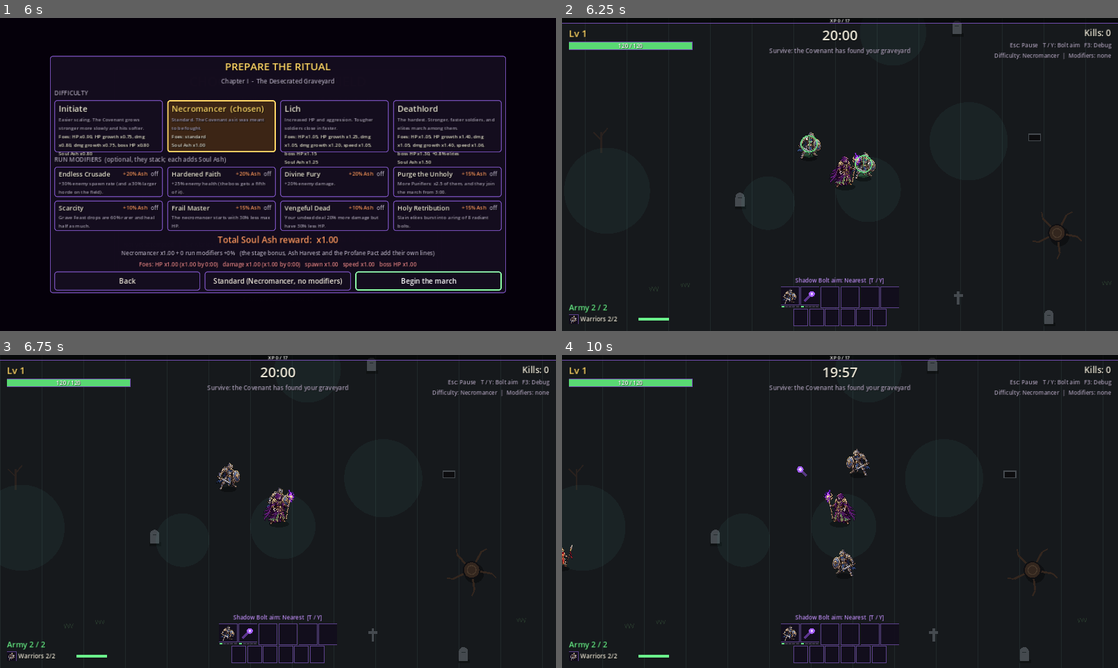
Above: before the commit, frames 1-4 (two rows, left to right).
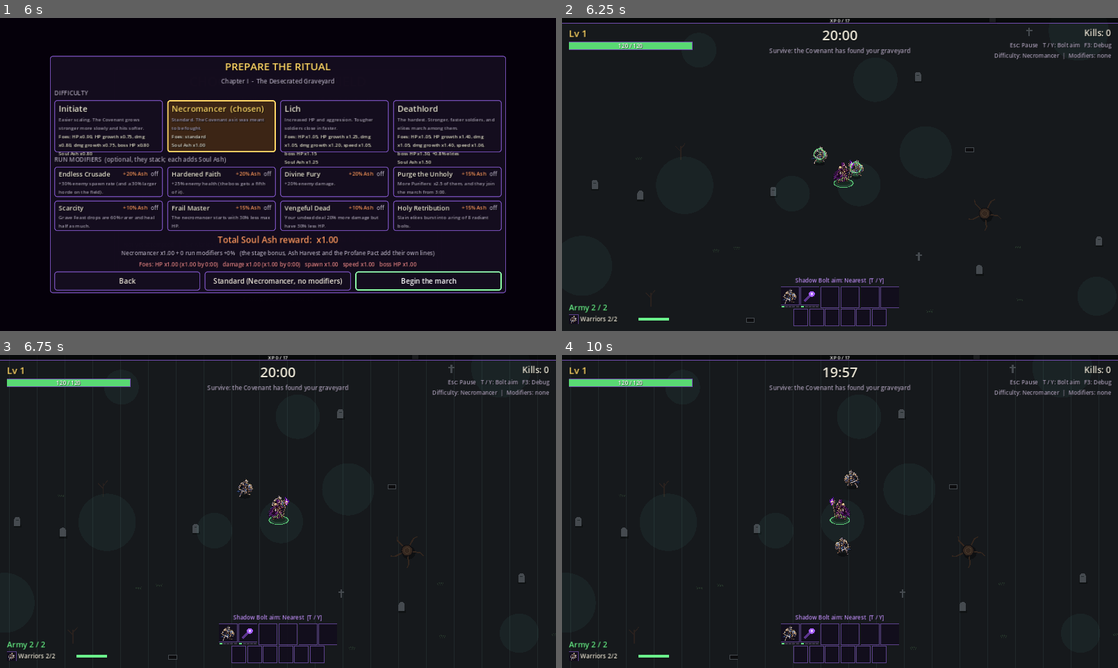
Above: after the commit, the same moments.

Repository: Smoketsu/Vampire-Survivors-Clone-Lol
Game: Godot game, scene res://scenes/main.tscn
Same seed, same stepped clock (60 frames per second), same inputs: the game is played once before the commit and once after it.
Inputs (mouse positions are in pixels of both pictures, inside the frame that each line leads up to):
- Up to frame 1 (6 s): click "Play - Choose a battlefield" at 0.5 s; click "Back" at 1.25 s; click "Play - Choose a battlefield" at 2 s; click "The Ossuary - Soul Ash upgrad…" at 2.75 s; click (194, 180) at 3.5 s; click "Back" at 4.25 s; click "Settings" at 5 s; tap Enter (ui_accept) at 5.75 s; move the mouse to (400, 158) at 5.77 s; hold D (move_right) from 5.78 s (still down); hold T (toggle_aim) from 5.78 s (still down); click (400, 158) at 5.92 s
- Up to frame 2 (6.25 s): keep holding D (move_right); keep holding T (toggle_aim); tap Enter (ui_accept) at 6.02 s
- Up to frame 3 (6.75 s): release D (move_right) at 6.5 s; release T (toggle_aim) at 6.5 s; drag from (166, 527) to (250, 574) at 6.52 s
- Up to frame 4 (10 s): move the mouse to (895, 442) at 7.27 s; hold D (move_right) 7.28-8 s; tap 2 at 7.35 s; click (895, 442) at 7.42 s; drag from (812, 574) to (673, 464) at 8.02 s; move the mouse to (1006, 558) at 8.77 s; hold A (move_left) 8.78-9.5 s; tap R at 8.85 s; click (1006, 558) at 8.92 s; tap Enter (ui_accept) at 9.02 s; drag from (673, 464) to (756, 433) at 9.52 s

Frame 1 is identical in both runs. In frame 2, 1.7% of the frame differs, in the area x 4-99%, y 1-98%; in frame 3, 1.7%; in frame 4, 1.9%, in the area x 0-100%, y 1-98%.

Commit message:
Zoom setting (default 1.0x), player ground ring, fix hurt vignette blanking the screen
- Camera zoom is now a setting (Close 1.25 / Normal 1.0 / Far 0.8, ViewData),
  replacing the fixed 1.5x chosen for the old code-drawn shapes; applied live.
  Gameplay view size never drops below the 1.0x area, so Close plays like
  Normal; the autotest always uses 1.0.
- Soft green ground ring under the necromancer.
- Hurt vignette rebuilt as a vertex-colour ring (HurtVignette): the gradient
  texture's transparent centre rendered black on the GL Compatibility
  renderer, hiding the battlefield whenever the player was hit.
Verified: import; default and army --mortal on both stages (0 errors, stuck
0, bosses killed); rendered runs under Xvfb.

Claude-Session: https://claude.ai/code/session_01FLPv2RqRe5qVsRWxUhur7z

Diff:
--- a/scripts/core/game.gd
+++ b/scripts/core/game.gd
@@ -38,7 +38,6 @@
 enum RunState { PLAYING, LEVEL_UP, PAUSED, ENDED, CHEST }
 
 ## Camera zoom (higher = closer). Shows roughly 850x480 world px at 720p.
-const CAMERA_ZOOM: float = 1.5  # TUNING (not in GDD)
 ## Cell size (px) of both spatial hashes.
 const GRID_CELL: float = 64.0  # TUNING (not in GDD)
 
@@ -190,7 +189,8 @@
 	projectiles.z_index = 2
 	add_child(projectiles)
 	camera = Camera2D.new()
-	camera.zoom = Vector2.ONE * CAMERA_ZOOM
+	camera.zoom = Vector2.ONE * Settings.zoom_value()
+	Settings.changed.connect(_on_settings_changed)
 	camera.position_smoothing_enabled = true
 	camera.position_smoothing_speed = 8.0
 	add_child(camera)
@@ -313,9 +313,17 @@
 	Juice.shake(amount)
 
 
-## Visible world size in px (viewport / zoom). Used for the spawn ring.
+## World size in px treated as "on screen" by gameplay (spawn ring, off-screen
+## checks): the real visible area, but never smaller than at
+## ViewData.GAMEPLAY_ZOOM, so zooming in (Close) does not change gameplay.
 func view_size() -> Vector2:
-	return get_viewport_rect().size / camera.zoom
+	return get_viewport_rect().size / minf(camera.zoom.x, ViewData.GAMEPLAY_ZOOM)
+
+
+## Applies a zoom change made in the Settings menu during a run.
+func _on_settings_changed() -> void:
+	if camera != null:
+		camera.zoom = Vector2.ONE * Settings.zoom_value()
 
 
 ## Average simulation step in milliseconds.
--- a/scripts/core/settings.gd
+++ b/scripts/core/settings.gd
@@ -35,6 +35,8 @@
 var damage_numbers: bool = true
 ## Fullscreen window.
 var fullscreen: bool = false
+## Camera zoom level id (ViewData.ZOOM_LEVELS key).
+var zoom_id: String = ViewData.DEFAULT_ZOOM
 ## action -> physical keycode of its primary keyboard key (current).
 var key_bindings: Dictionary = {}
 ## action -> physical keycode of its primary key in project.godot (defaults).
@@ -61,6 +63,8 @@
 		screen_shake = bool(cfg.get_value("feel", "screen_shake", true))
 		damage_numbers = bool(cfg.get_value("feel", "damage_numbers", true))
 		fullscreen = bool(cfg.get_value("video", "fullscreen", false))
+		var z := String(cfg.get_value("video", "zoom", ViewData.DEFAULT_ZOOM))  # Saved zoom id.
+		zoom_id = z if ViewData.ZOOM_LEVELS.has(z) else ViewData.DEFAULT_ZOOM
 		for action: String in REBINDABLE:
 			var kc := int(cfg.get_value("input", action, default_bindings[action]))
 			if kc > 0:
@@ -78,6 +82,7 @@
 	cfg.set_value("feel", "screen_shake", screen_shake)
 	cfg.set_value("feel", "damage_numbers", damage_numbers)
 	cfg.set_value("video", "fullscreen", fullscreen)
+	cfg.set_value("video", "zoom", zoom_id)
 	for action: String in REBINDABLE:
 		cfg.set_value("input", action, key_bindings[action])
 	return cfg.save(PATH)
@@ -96,6 +101,22 @@
 # =====================================================================================
 # Setters used by the Settings menu (apply immediately; saved on close)
 # =====================================================================================
+
+## Sets the camera zoom level (a ViewData.ZOOM_LEVELS id); a running game
+## picks it up through the `changed` signal.
+func set_zoom(id: String) -> void:
+	if ViewData.ZOOM_LEVELS.has(id):
+		zoom_id = id
+		changed.emit()
+
+
+## Camera zoom factor for the current setting (always GAMEPLAY_ZOOM in the
+## autotest, so headless runs never depend on a player's settings).
+func zoom_value() -> float:
+	if GameState.autotest:
+		return ViewData.GAMEPLAY_ZOOM
+	return float(ViewData.ZOOM_LEVELS[zoom_id]["zoom"])
+
 
 ## Sets a bus volume (linear 0..1).
 func set_volume(bus: String, value: float) -> void:
--- /dev/null
+++ b/scripts/data/view_data.gd
@@ -0,0 +1,37 @@
+## ViewData: camera zoom levels and the player's ground marker. Data only.
+## The camera zoom is a player setting (Settings.zoom_id, Settings menu "Zoom").
+## Gameplay never depends on the chosen zoom below GAMEPLAY_ZOOM: the enemy
+## spawn ring and other "just off-screen" distances use the visible area at
+## GAMEPLAY_ZOOM, or the real visible area when the player zooms further out
+## (so nothing pops into view). Close and Normal therefore play identically, and
+## the autotest always uses GAMEPLAY_ZOOM.
+class_name ViewData
+extends RefCounted
+
+## Zoom level id -> {label: menu text, zoom: Camera2D zoom (1 = 1 world px per screen px)}.
+const ZOOM_LEVELS: Dictionary = {
+	"close": {"label": "Close", "zoom": 1.25},  # TUNING (not in GDD)
+	"normal": {"label": "Normal", "zoom": 1.0},  # TUNING (not in GDD) user decision: was a fixed 1.5
+	"far": {"label": "Far", "zoom": 0.8},  # TUNING (not in GDD)
+}
+## Order the Settings menu cycles through the zoom levels.
+const ZOOM_ORDER: Array = ["close", "normal", "far"]
+## Zoom level used on a fresh install and by the autotest.
+const DEFAULT_ZOOM: String = "normal"
+## Reference zoom for gameplay distances (spawn ring, off-screen checks): the
+## visible area is never treated as smaller than at this zoom.
+const GAMEPLAY_ZOOM: float = 1.0  # TUNING (not in GDD)
+
+## Player ground marker (a soft ring under the necromancer so the player is
+## easy to find in a crowd): ellipse half-width in world px.
+const PLAYER_RING_RADIUS: float = 22.0  # TUNING (not in GDD)
+## Ellipse height as a fraction of its width (top-down three-quarter view).
+const PLAYER_RING_SQUASH: float = 0.45  # TUNING (not in GDD)
+## Ring line width in px.
+const PLAYER_RING_WIDTH: float = 2.0  # TUNING (not in GDD)
+## Ring colour (necrotic green, Palette.NECRO_GREEN) and opacity.
+const PLAYER_RING_COLOR: Color = Color(0.42, 0.95, 0.55, 0.75)  # TUNING (not in GDD)
+## Translucent fill inside the ring.
+const PLAYER_RING_FILL: Color = Color(0.42, 0.95, 0.55, 0.12)  # TUNING (not in GDD)
+## Vertical offset (world px) of the ring centre below the player's origin (at the feet).
+const PLAYER_RING_OFFSET: float = 20.0  # TUNING (not in GDD)
--- /dev/null
+++ b/scripts/fx/hurt_vignette.gd
@@ -0,0 +1,41 @@
+## HurtVignette: the red screen-edge flash when the necromancer is hurt.
+## Drawn as a ring of quads with per-vertex colours (opaque red at the screen
+## edge fading to fully transparent inside), instead of a gradient texture: on
+## the GL Compatibility renderer the texture's transparent centre could render
+## black and hide the whole battlefield. Vertex-colour blending is reliable on
+## every renderer. Juice sets `strength` and calls queue_redraw().
+class_name HurtVignette
+extends Control
+
+## Number of segments around the ellipse (smoothness).
+const SEGMENTS: int = 48
+## Inner edge of the red band, as a fraction of the half-diagonal (fully transparent inside).
+const INNER: float = 0.55
+## Outer edge, as a fraction of the half-diagonal (beyond the screen corners).
+const OUTER: float = 1.05
+## Edge colour at full strength (crimson, alpha = peak opacity).
+const EDGE_COLOR: Color = Color(0.6, 0.0, 0.05, 0.85)
+
+## Current strength 0..1 (multiplies the edge opacity).
+var strength: float = 0.0
+
+
+func _ready() -> void:
+	set_anchors_and_offsets_preset(Control.PRESET_FULL_RECT)
+	mouse_filter = Control.MOUSE_FILTER_IGNORE
+
+
+func _draw() -> void:
+	if strength <= 0.0:
+		return
+	var c := size * 0.5  # Screen centre.
+	var r := size * 0.5 * sqrt(2.0)  # Half-extents that reach past the corners.
+	var edge := Color(EDGE_COLOR, EDGE_COLOR.a * strength)  # Opaque-ish outer colour.
+	var clear := Color(EDGE_COLOR, 0.0)  # Transparent inner colour.
+	for i in SEGMENTS:
+		var a0 := TAU * float(i) / float(SEGMENTS)  # Segment start angle.
+		var a1 := TAU * float(i + 1) / float(SEGMENTS)  # Segment end angle.
+		var d0 := Vector2(cos(a0), sin(a0)) * r  # Direction scaled to the ellipse.
+		var d1 := Vector2(cos(a1), sin(a1)) * r
+		var quad := PackedVector2Array([c + d0 * INNER, c + d1 * INNER, c + d1 * OUTER, c + d0 * OUTER])
+		draw_polygon(quad, PackedColorArray([clear, clear, edge, edge]))
--- a/scripts/fx/juice.gd
+++ b/scripts/fx/juice.gd
@@ -90,7 +90,7 @@
 ## usec timestamp of the last _process (real-time delta for shake/vignette).
 var _last_usec: int = 0
 ## Full-screen red edge glow shown when the player is hurt.
-var _vignette: TextureRect
+var _vignette: HurtVignette
 ## Current vignette strength (0..1).
 var _vignette_a: float = 0.0
 ## The run being watched (null in the menu).
@@ -149,29 +149,14 @@
 
 
 ## Builds the hurt vignette: a CanvasLayer between the world and the HUD
-## (Game's UI layer is 10) holding a stretched radial gradient texture.
+## (Game's UI layer is 10) holding a HurtVignette (vertex-colour ring, fully
+## transparent in the middle; its opacity is driven by modulate.a below).
 func _build_vignette() -> void:
 	var layer := CanvasLayer.new()
 	layer.layer = 9
 	add_child(layer)
-	var grad := Gradient.new()
-	grad.set_color(0, Color(0.6, 0.0, 0.05, 0.0))
-	grad.set_offset(0, 0.55)
-	grad.set_color(1, Color(0.6, 0.0, 0.05, 0.85))
-	grad.set_offset(1, 1.0)
-	var tex := GradientTexture2D.new()
-	tex.gradient = grad
-	tex.fill = GradientTexture2D.FILL_RADIAL
-	tex.fill_from = Vector2(0.5, 0.5)
-	tex.fill_to = Vector2(1.0, 0.5)
-	tex.width = 128
-	tex.height = 128
-	_vignette = TextureRect.new()
-	_vignette.texture = tex
-	_vignette.expand_mode = TextureRect.EXPAND_IGNORE_SIZE
-	_vignette.stretch_mode = TextureRect.STRETCH_SCALE
-	_vignette.set_anchors_and_offsets_preset(Control.PRESET_FULL_RECT)
-	_vignette.mouse_filter = Control.MOUSE_FILTER_IGNORE
+	_vignette = HurtVignette.new()
+	_vignette.strength = 1.0
 	_vignette.visible = false
 	layer.add_child(_vignette)
 
--- a/scripts/player/necromancer.gd
+++ b/scripts/player/necromancer.gd
@@ -171,9 +171,21 @@
 
 
 func _draw() -> void:
+	_draw_ground_ring()
 	Glyphs.draw_necromancer(self, Vector2.ZERO, radius, flash > 0.0)
 	if shield_hp > 0.0:
 		# Priest ward: translucent necrotic bubble, thicker when stronger.
 		var k := clampf(shield_hp / maxf(shield_max, 1.0), 0.0, 1.0)
 		draw_circle(Vector2.ZERO, radius * 2.0, Color(Palette.COLD_BLUE, 0.10 + 0.10 * k))
 		draw_arc(Vector2.ZERO, radius * 2.0, 0.0, TAU, 32, Color(Palette.NECRO_GREEN, 0.5 + 0.4 * k), 1.0 + 2.0 * k)
+
+
+## Soft ground ring under the necromancer (ViewData.PLAYER_RING_*) so the
+## player stays easy to find among similar-looking summons. Drawn in the
+## node's mirrored space, which is symmetric, so facing does not matter.
+func _draw_ground_ring() -> void:
+	var c := Vector2(0.0, ViewData.PLAYER_RING_OFFSET)  # Ring centre at the feet.
+	draw_set_transform(c, 0.0, Vector2(1.0, ViewData.PLAYER_RING_SQUASH))
+	draw_circle(Vector2.ZERO, ViewData.PLAYER_RING_RADIUS, ViewData.PLAYER_RING_FILL)
+	draw_arc(Vector2.ZERO, ViewData.PLAYER_RING_RADIUS, 0.0, TAU, 40, ViewData.PLAYER_RING_COLOR, ViewData.PLAYER_RING_WIDTH / ViewData.PLAYER_RING_SQUASH * 0.6)
+	draw_set_transform(Vector2.ZERO, 0.0, Vector2.ONE)
--- a/scripts/ui/settings_menu.gd
+++ b/scripts/ui/settings_menu.gd
@@ -35,6 +35,8 @@
 var listening_action: String = ""
 ## Back button.
 var _back: Button
+## Zoom button (cycles ViewData.ZOOM_ORDER).
+var zoom_button: Button
 
 
 ## Creates the menu as a full-screen child of `parent` and returns it.
@@ -112,7 +114,24 @@
 	_add_toggle(vb, "fullscreen", "Fullscreen", Settings.fullscreen, Settings.set_fullscreen)
 	_add_toggle(vb, "screen_shake", "Screen shake", Settings.screen_shake, Settings.set_screen_shake)
 	_add_toggle(vb, "damage_numbers", "Damage numbers", Settings.damage_numbers, Settings.set_damage_numbers)
+	zoom_button = Button.new()
+	zoom_button.custom_minimum_size = Vector2(0, 36)
+	zoom_button.pressed.connect(_on_zoom_pressed)
+	vb.add_child(zoom_button)
+	_refresh_zoom()
 	return vb
+
+
+## Cycles the camera zoom level (Close -> Normal -> Far).
+func _on_zoom_pressed() -> void:
+	var i := ViewData.ZOOM_ORDER.find(Settings.zoom_id)  # Current position in the cycle.
+	Settings.set_zoom(String(ViewData.ZOOM_ORDER[(i + 1) % ViewData.ZOOM_ORDER.size()]))
+	_refresh_zoom()
+
+
+## Shows the current zoom level on its button.
+func _refresh_zoom() -> void:
+	zoom_button.text = "Zoom: %s" % String(ViewData.ZOOM_LEVELS[Settings.zoom_id]["label"])
 
 
 ## Keyboard rebinding rows.
Not shown, changed: README.md
Not shown, changed: docs/GDD.md
